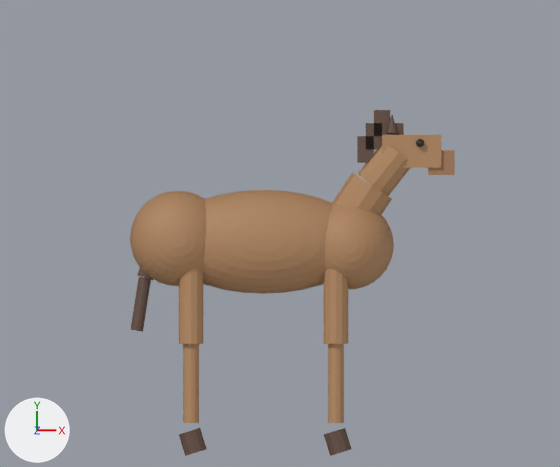
Before and after pictures for a commit that changed the Blender file src/assets/models/horse/horse_rig.blend.
Both versions are drawn from the file's camera 'Camera'. The axes (+X, +Y, +Z) are drawn at lower left. The lights are the same throughout. The first picture is the older version.

In view in the first picture: 'HorseMesh'.
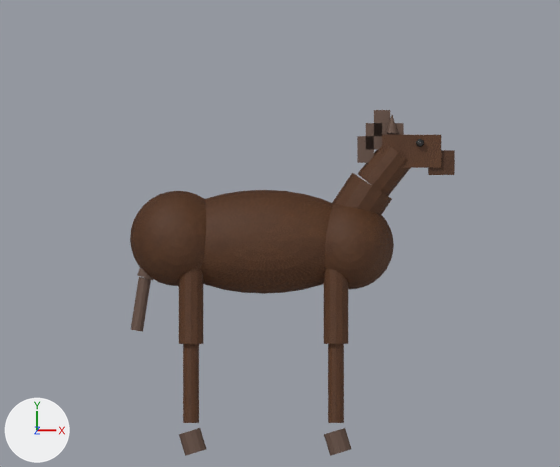
Boxes [x1, y1, x2, y2] around the edits, measured in the pictures (560 x 467 px):
```json
{"object": "HorseMesh", "change": "surface changed", "before": [130, 131, 455, 423], "after": [130, 131, 455, 423], "on screen": "darker"}
```

The change, as JSON lines over the scene's bpy script:
```json
{"op": "add", "block": "img_hide_albedo_jpg_001", "code": ["img_hide_albedo_jpg_001 = load_image('hide_albedo.jpg.001', '../pbr/hide_albedo.jpg', 1024, 1024, 'sRGB')"]}
{"op": "add", "block": "img_hide_nor_jpg_001", "code": ["img_hide_nor_jpg_001 = load_image('hide_nor.jpg.001', '../pbr/hide_nor.jpg', 1024, 1024, 'Non-Color')"]}
{"op": "add", "block": "img_hide_albedo_jpg", "code": ["img_hide_albedo_jpg = load_image('hide_albedo.jpg', '../pbr/hide_albedo.jpg', 1024, 1024, 'sRGB')"]}
{"op": "add", "block": "img_hide_nor_jpg", "code": ["img_hide_nor_jpg = load_image('hide_nor.jpg', '../pbr/hide_nor.jpg', 1024, 1024, 'Non-Color')"]}
{"block": "mat_coat", "where": "n0 = _N.new('ShaderNodeBsdfPrincipled'); n0.name = 'Principled BSDF'"}
{"op": "remove", "block": "mat_coat", "code": "n0.inputs[0].default_value = (0.42, 0.23, 0.11, 1.0)  # 'Base Color', brown #ad845d"}
{"op": "add", "block": "mat_coat", "code": "n2 = _N.new('ShaderNodeTexImage'); n2.name = 'Image Texture'"}
{"op": "add", "block": "mat_coat", "code": "n2.image = img_hide_albedo_jpg"}
{"op": "add", "block": "mat_coat", "code": "n3 = _N.new('ShaderNodeTexImage'); n3.name = 'Image Texture.001'"}
{"op": "add", "block": "mat_coat", "code": "n3.image = img_hide_nor_jpg"}
{"op": "add", "block": "mat_coat", "code": "n4 = _N.new('ShaderNodeNormalMap'); n4.name = 'Normal Map'"}
{"op": "add", "block": "mat_coat", "code": "_L.new(n2.outputs[0], n0.inputs[0])  # 'Color' to 'Base Color'"}
{"op": "add", "block": "mat_coat", "code": "_L.new(n3.outputs[0], n4.inputs[1])  # 'Color' to 'Color'"}
{"op": "add", "block": "mat_coat", "code": "_L.new(n4.outputs[0], n0.inputs[5])  # 'Normal' to 'Normal'"}
{"block": "mat_coatfar", "change": "nodes: BsdfPrincipled, OutputMaterial"}
{"block": "mat_coatfar", "change": "colours: brown #9e7655"}
{"block": "mat_coatfar", "change": "nodes: BsdfPrincipled, MixRGB, NormalMap, OutputMaterial, TexImage x2"}
{"block": "mat_coatfar", "change": "colours: white #e5e5ea"}
{"block": "mat_coatfar", "change": "uses the picture img_hide_albedo_jpg_001"}
{"block": "mat_coatfar", "change": "uses the picture img_hide_nor_jpg_001"}
```
